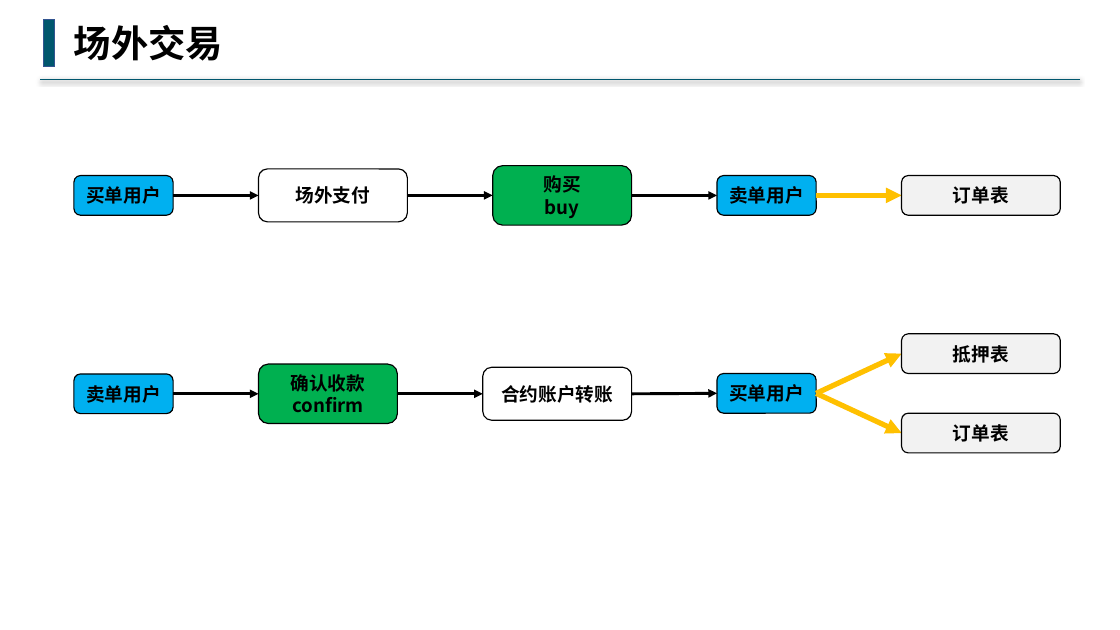
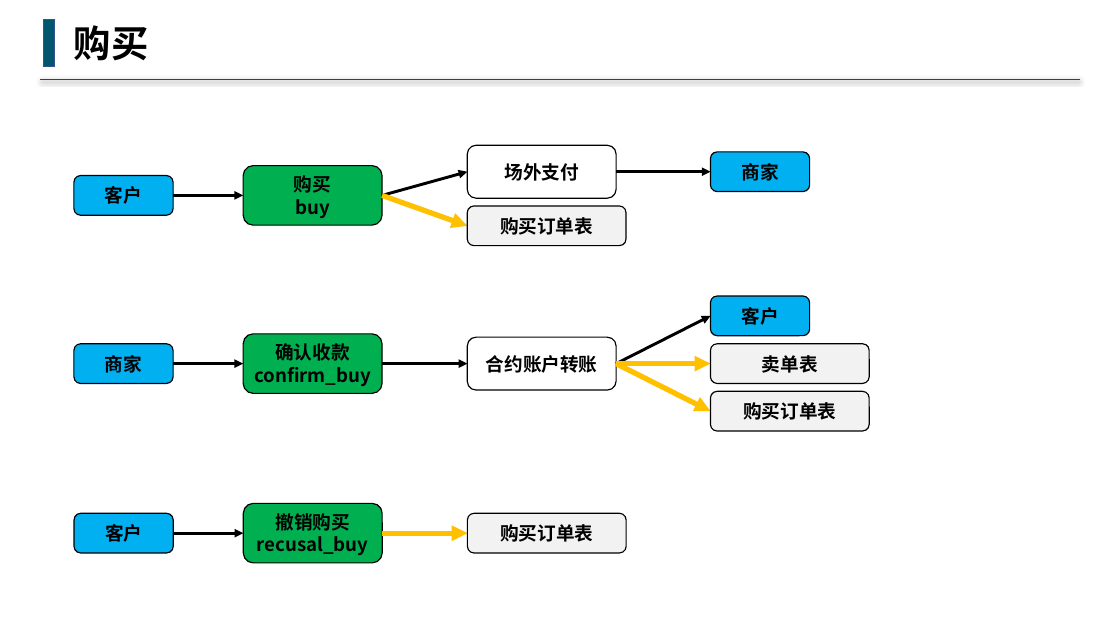
Before and after one commit to buddhachain/buddhaContract, a slide deck: slide 8 of doc/09.场外交易.pptx (slide 7 before the commit). Drawn at 1120x630 pixels with LibreOffice and Linux fonts; fonts in the diff are those of the drawing. Boxes give left, top, right and bottom in pixels: in the first picture for what was removed or moved away, otherwise in the second. Text is boxed around its words. In the diff, an @@ line names an element or a change of style, - is before the commit and + after.

```diff
--- a/doc/09.场外交易.pptx
+++ b/doc/09.场外交易.pptx
@@ text at (74,25,149,61): text changed @@
-场外交易
+购买
@@ rounded rectangle "场外支付": place and size @@
-rounded rectangle "场外支付" at (259,169,408,222)
+rounded rectangle "场外支付" at (467,145,616,198)
@@ rounded rectangle "购买": place and size @@
-rounded rectangle "购买" at (493,166,632,225)
+rounded rectangle "购买" at (244,166,382,225)
@@ arrow moved from (632, 196) - (718, 196) to (382, 196) - (467, 171) @@
@@ arrow moved from (408, 196) - (493, 196) to (617, 171) - (711, 171) @@
@@ rounded rectangle "商家": place and size @@
-rounded rectangle "商家" at (718,176,817,215)
+rounded rectangle "商家" at (711,152,810,192)
@@ text in rounded rectangle at (741,163,778,181): text changed @@
-卖单用户
+商家
@@ text in rounded rectangle at (105,186,142,204): text changed @@
-买单用户
+客户
@@ arrow moved from (173, 196) - (259, 196) to (173, 196) - (244, 196) @@
@@ arrow moved from (817, 196) - (902, 196) to (382, 196) - (467, 226) @@
@@ rounded rectangle "购买订单表": place and size @@
-rounded rectangle "购买订单表" at (902,176,1060,215)
+rounded rectangle "购买订单表" at (467,206,626,245)
@@ text in rounded rectangle at (500,217,593,235): text changed @@
-订单表
+购买订单表
@@ rounded rectangle "客户": place and size @@
-rounded rectangle "客户" at (718,374,817,413)
+rounded rectangle "客户" at (711,296,810,335)
@@ arrow moved from (632, 394) - (718, 393) to (617, 364) - (711, 316) @@
@@ text in rounded rectangle at (741,307,778,325): text changed @@
-买单用户
+客户
@@ rounded rectangle "商家": place and size @@
-rounded rectangle "商家" at (74,374,173,413)
+rounded rectangle "商家" at (74,344,173,383)
@@ text in rounded rectangle at (105,355,142,373): text changed @@
-卖单用户
+商家
@@ rounded rectangle "卖单表": place and size @@
-rounded rectangle "卖单表" at (902,334,1060,373)
+rounded rectangle "卖单表" at (711,344,870,383)
@@ text in rounded rectangle at (762,355,818,373): text changed @@
-抵押表
+卖单表
@@ arrow moved from (173, 394) - (259, 394) to (173, 364) - (244, 364) @@
@@ text in rounded rectangle at (254,367,370,386): text changed @@
-confirm
+confirm_buy
@@ 2 rounded rectangles, 1 arrow: place and size @@
-2 rounded rectangles, 1 arrow at (259,364,632,423)
+2 rounded rectangles, 1 arrow at (244,334,616,393)
@@ arrow moved from (817, 393) - (902, 434) to (617, 364) - (711, 412) @@
@@ arrow moved from (817, 393) - (902, 354) to (617, 364) - (711, 364) @@
@@ rounded rectangle "购买订单表": place and size @@
-rounded rectangle "购买订单表" at (902,413,1060,453)
+rounded rectangle "购买订单表" at (711,392,870,431)
@@ text in rounded rectangle at (743,402,836,420): text changed @@
-订单表
+购买订单表
@@ rounded rectangle added at (244,503,382,563), fill #00B050, outline #000000 1 pt, 16 pt, text #000000, bold @@
+撤销购买
+recusal_buy
@@ rounded rectangle added at (74,513,173,553), fill #00B0F0, outline #000000 1 pt, 16 pt, text #000000, bold @@
+客户
@@ arrow added from (173, 534) to (244, 534), #000000 2.5 pt @@
@@ arrow added from (382, 534) to (468, 534), #FFC000 4.5 pt @@
@@ rounded rectangle added at (468,513,627,553), fill #F2F2F2, outline #000000 1 pt, 16 pt, text #000000, bold @@
+购买订单表
```
Also in this commit, not shown: 4 other slides changed, 4 slides added, 2 slides removed, 1 other file.
